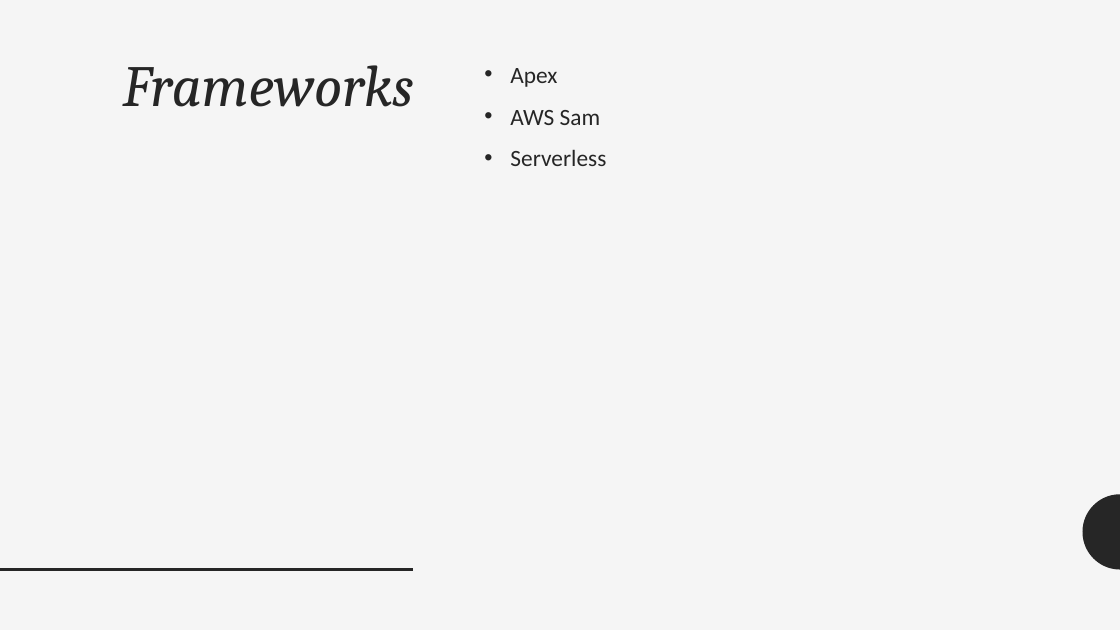
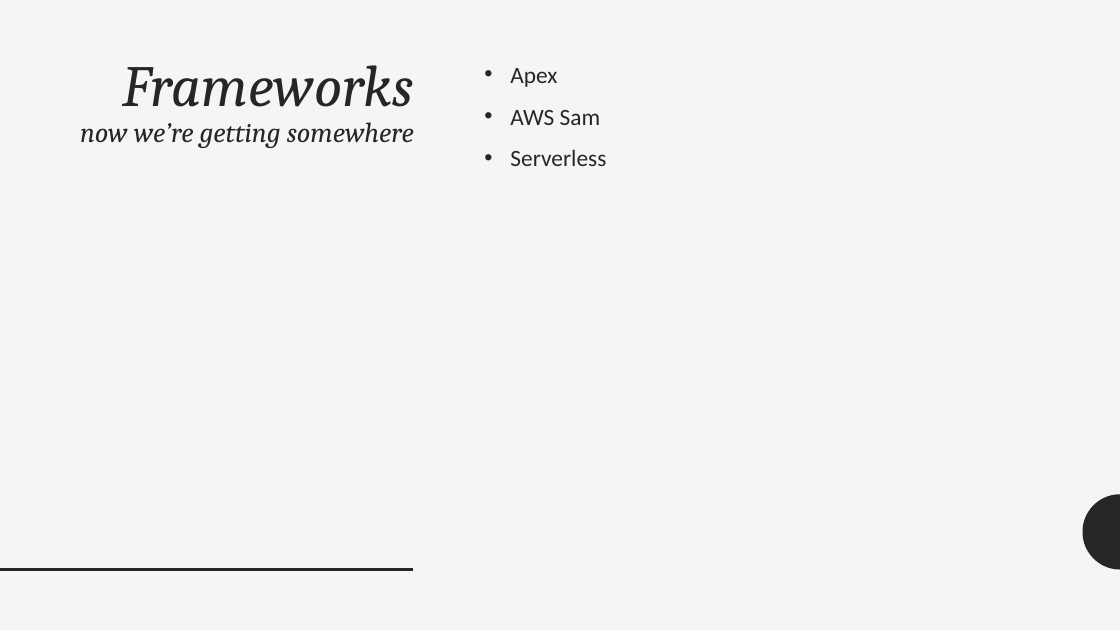
Before and after one commit to adrianpomilio/going-serverless, a slide deck: slide 25 of going-serverless-2017.pptx. Drawn at 1120x630 pixels with LibreOffice and Linux fonts; fonts in the diff are those of the drawing. Boxes give left, top, right and bottom in pixels: in the first picture for what was removed or moved away, otherwise in the second. Text is boxed around its words. In the diff, an @@ line names an element or a change of style, - is before the commit and + after.

```diff
--- a/going-serverless-2017.pptx
+++ b/going-serverless-2017.pptx
@@ title at (80,65,414,148): text changed; size 50 to 24 pt @@
-Frameworks
+Frameworks
+now we’re getting somewhere
```
Also in this commit, not shown: 1 other slide changed, 1 slide added, 1 slide removed.
